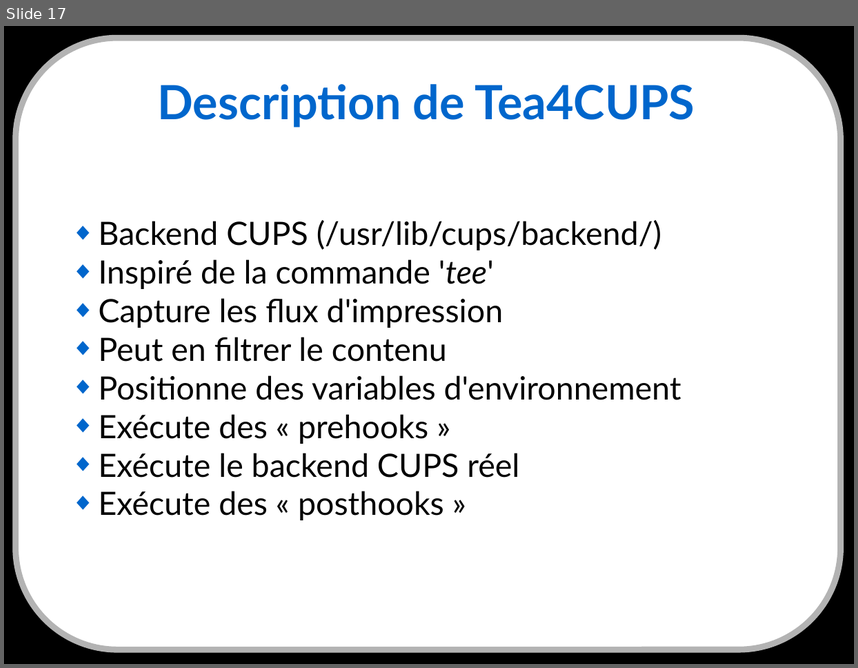
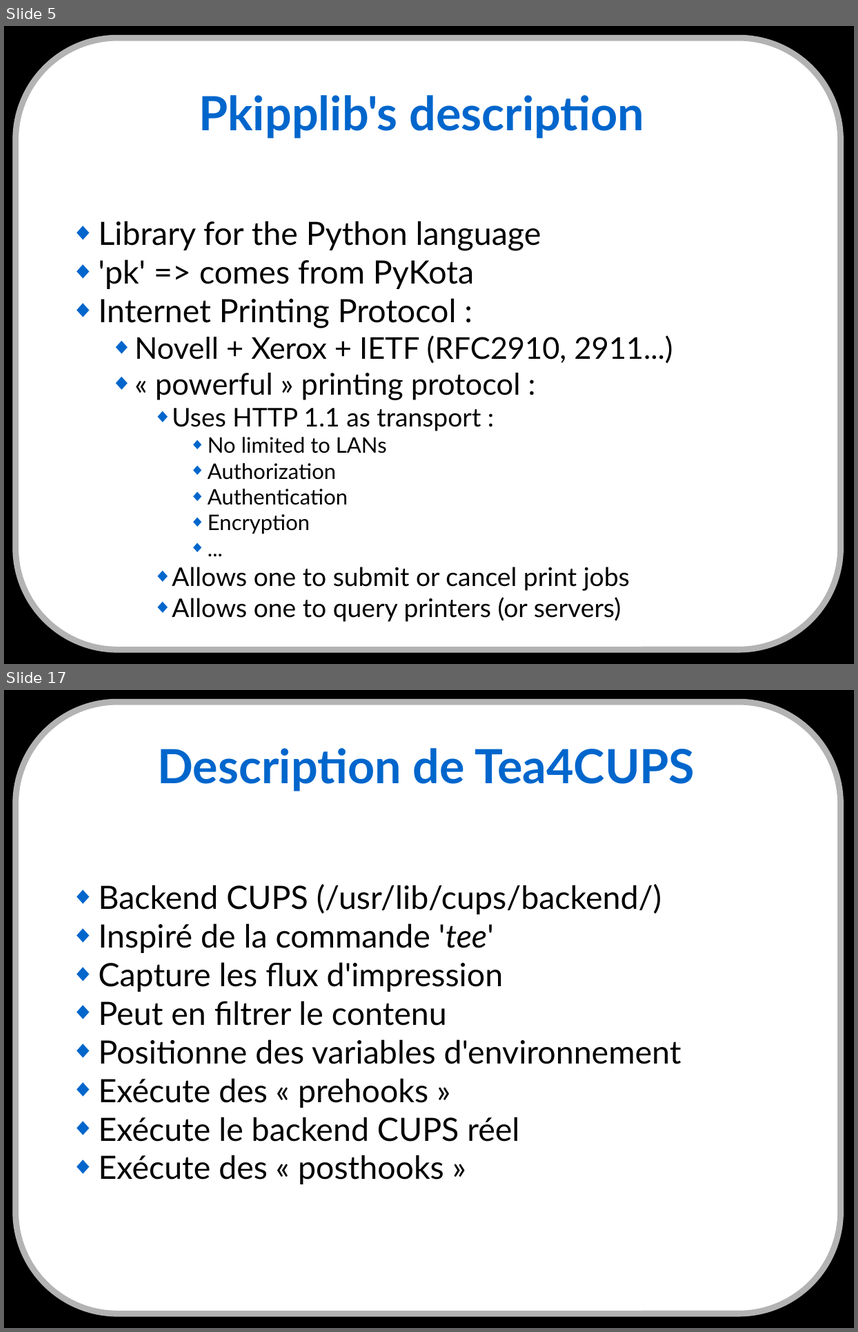
Before and after one commit to cnighswonger/pykota, a slide deck: docs/presentations/english/conference_jm2l2008-20081115.odp. Shown one above the other, each under a label of ours: slide 17 before the commit, slides 5 and 17 after it; the slides between them are not shown. The pictures are 858x668 and 858x1332 pixels, drawn with LibreOffice and Linux fonts; fonts in the diff are those of the drawing. Boxes give left, top, right and bottom in pixels: in the first picture for what was removed or moved away, otherwise in the second. Text is boxed around its words. In the diff, an @@ line names an element or a change of style, - is before the commit and + after.

```diff
--- a/docs/presentations/english/conference_jm2l2008-20081115.odp
+++ b/docs/presentations/english/conference_jm2l2008-20081115.odp
@@ slide 5 added at [4,26,854,664], background #000000; not listed: 1 template element that a slide beside it also shows @@
@@ title added at [199,95,645,138], 44 pt, text #0066CC, bold @@
+Pkipplib's description
@@ text added at [99,221,673,621], 24 pt, text #000000 @@
+◆ Library for the Python language
+◆ 'pk' => comes from PyKota
+◆ Internet Printing Protocol :
+  ◆ Novell + Xerox + IETF (RFC2910, 2911...)
+  ◆ « powerful » printing protocol :
+    ◆ Uses HTTP 1.1 as transport :
+      ◆ No limited to LANs
+      ◆ Authorization
+      ◆ Authentication
+      ◆ Encryption
+      ◆ ...
+    ◆ Allows one to submit or cancel print jobs
+    ◆ Allows one to query printers (or servers)
```
Also in this commit, not shown: 9 slides changed, 6 other slides added, 7 slides removed.
